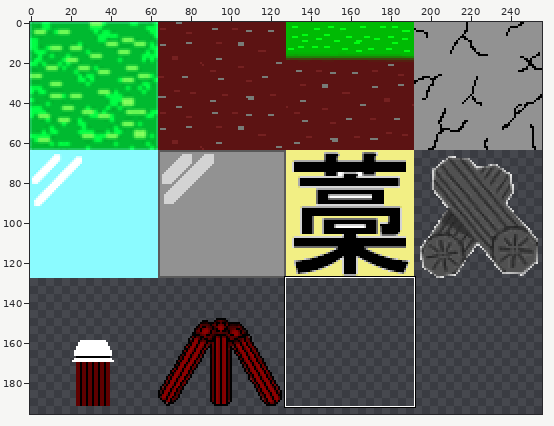
One commit to this sprite sheet: TeamWorkGame/TeamWorkGame/TeamWorkGameContent/TileMapSource.png. The picture above shows the old version from afar; the outline marks the close-up.
Close-up. Earlier state:
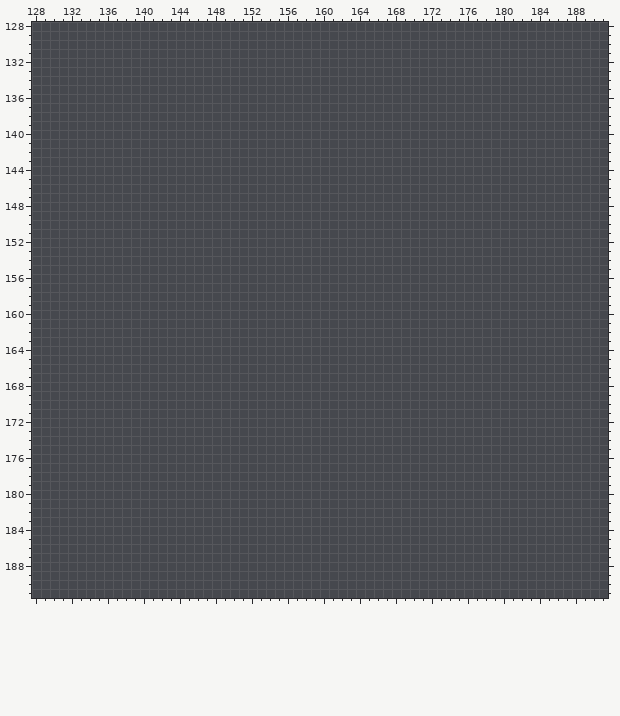
The file is 256x256 pixels. Colours within 5 levels of each other are drawn and written as one. Shown: x 128..191, y 128..191. The wide view leaves out empty margins.
After the commit:
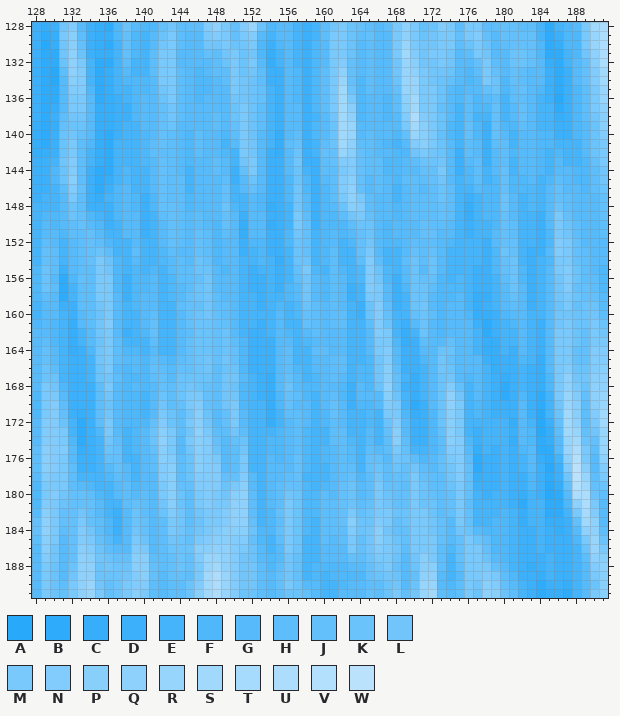
Palette (. is transparent): A #28a9fa  B #2eabfa  C #36aefa  D #3cb0fa  E #45b4fb  F #4fb8fb  G #57bbfb  H #5ebefb  J #64c0fb  K #6bc3fb  L #71c5fb  M #7ac9fc  N #81ccfc  P #88cffc  Q #8ed1fc  R #97d5fc  S #a1d9fc  T #a7dbfd  U #adddfd  V #b3e0fd  W #bae2fd
The edit:
@@ x 128..191 @@
-128 ................................................................
-129 ................................................................
-130 ................................................................
-131 ................................................................
-132 ................................................................
-133 ................................................................
-134 ................................................................
-135 ................................................................
-136 ................................................................
-137 ................................................................
-138 ................................................................
-139 ................................................................
-140 ................................................................
-141 ................................................................
-142 ................................................................
-143 ................................................................
-144 ................................................................
-145 ................................................................
-146 ................................................................
-147 ................................................................
-148 ................................................................
-149 ................................................................
-150 ................................................................
-151 ................................................................
-152 ................................................................
-153 ................................................................
-154 ................................................................
-155 ................................................................
-156 ................................................................
-157 ................................................................
-158 ................................................................
-159 ................................................................
-160 ................................................................
-161 ................................................................
-162 ................................................................
-163 ................................................................
-164 ................................................................
-165 ................................................................
-166 ................................................................
-167 ................................................................
-168 ................................................................
-169 ................................................................
-170 ................................................................
-171 ................................................................
-172 ................................................................
-173 ................................................................
-174 ................................................................
-175 ................................................................
-176 ................................................................
-177 ................................................................
-178 ................................................................
-179 ................................................................
-180 ................................................................
-181 ................................................................
-182 ................................................................
-183 ................................................................
-184 ................................................................
-185 ................................................................
-186 ................................................................
-187 ................................................................
-188 ................................................................
-189 ................................................................
-190 ................................................................
-191 ................................................................
+128 DCDLNGDCBFKGFFJLHHHNQMJNRKFGGEDEHLMKJHGHMQMJKNMHMMHHJJHHEBEFGMSU
+129 DBCMPHDCCFJFEGKMHGGMNMJMNGEGGEDEHMMKHJGGMQMKLMMJMNJGJJJJEBDFFMRU
+130 DACLPJDCBEJFEGLMHGGLLMKLMFDFGEDFGMMKGHGGMRMLLMMHKMKGHJJJFBCFFMRU
+131 DBBLQKDCCEJFEHMMGGGJHLMKLFCEGEDFGMMKGHGGMSNLMMLGHMLGGKKJFBBEFLQU
+132 DBBKQMEBBEHEEHMMGGGGHKMKMGCEGEDFGMNJGHGGLRPLLMLGGJMHGKKJGCBEGJPU
+133 DBAHQNEBCEGEEHMMHGFGHHMKLHDDGFDFHMQJGHGGLRQMLLKGFHMJGJHGGDBDGJNS
+134 DBAGPNEBCEFFFGMMHGFFGHMLKHDDGFDFHMRJFHGGKRRMLKJGFGMKFJHGGDBDGJNS
+135 DBBGNNFBCEEFFGLMHGFFGGMLKJEDGFDFHMSKFHGGJRRMMKGFGGJKFHJGFDBDFHMR
+136 DBBGMMGBCDEFGGKMHGFGGGLLKJEDGFDFHMSMFGGFHQSMMKGFHFGHEHHGEDADFHMR
+137 DBCGMMGCCDDFGGJLHGGGGGKMKHEDGGDFHMSPFGGFHPSMMJGEHFFJEGJGEEBDFHMQ
+138 DBDHLLGCCDDFGGJLHGGGHGKMKHEDGGDEGLSQFGGFGNUNMKGEHEEJEGJGEECDFHLP
+139 CBCJKKGCCDEEGGJKGGGGHGJMKHEDGGDFGKSRGGGGGMSPMKFEJFDJFFHGEEDDFGKP
+140 CBDKLJGCBDEEFGJHGFHGGFHMKGECGHDFGKSRGHGGFJRPMJFEJFDJGEGGFFDDFGKN
+141 CBDKMHFCBEEEFHJHGFHGGEGMLGECHJDEHKSQHHGFEGNPMKGEHGDHHEGGFFEEEGKM
+142 CCDKMHECBEEEFHHHGFHGGFEMLGDCGKDEJJRPJHGGFFLMLKGDHGDGHFGGFEFEEGKM
+143 DDELNHECBEEEFGJHGFGGHGELMGDDGLDDHJNNJHHFFGHKKLGDGHDGHEGGFEGEEFJM
+144 DDFKNHDBBEFEEGJHGEGGHGDJMGDDGKEDHHMNJHHFFGGJJMGDFHEGJEGGFEGGFFHL
+145 DDFKPHDBCEFEEGJHHEGGGHDGKGDDFKFDGHNPJGHGFHHHJLGEFHEFJFFGEFHGFFHL
+146 DDEHNJDBDFGEEGJHHEGGGJEGJGDDFLFDFHNQJGHGEGHGHKHEEGFFJFFFEGJGGFHK
+147 DEEGMHDCEFGFDFJHHFGGGJEEGFDDFLGDFHMQMHGGEGHHHKHEDEFFKGEFEGJHGGGJ
+148 EEEGKHDDDFGFDFJJHFGGGKFEGFCDELGDFGKPNHGGFGHHHJHECEFFKGEFEGKHGGGJ
+149 EFFGKJFEDFGGDEHJHGHGGJGDGGDDEMHDFFHLMJGGFGHHHJHECEFFJGEEDGMJGGGJ
+150 EGFGHJGFDEGGDEGJHGHGFJGCGGCDEMJDFFFHKKGFGGGJHHGEDEEFJHEEDGMKHGGH
+151 EGGFHHJGEEGGDEGJHGJHFHGCGGDDFLJEFGFGJKGFGGGJJGGEDEEGJHEEDFMLHGGH
+152 EHGEGHJHFEEGEEGJHGJHFGGDFFDDFKJEFGEFJLGFFGHHHGFEEEDGJJEEDFNMJGGG
+153 EJHEGHJKHEEHEEFHGGJHFGGDEFDDEKJEFHEEJMGEEGJHJGEEEEDFKJEDDGNMJHGG
+154 EJHEGHJMKFEGEEFGHGKJFGGEEFECEKKEFHEEHNHEEHKHKGEEEEDFJKEDEFMMJHGG
+155 FKHDGHHMLFEFEFEGHHKKGFGEDEEDEJMFEHFEFNKFEGKGKGEEEDDFJKFDEGMNKHGF
+156 FKGBFJHMMFDFFGEFHHJLGGGEDDEDEHLGFHGEFNLFDGKJJFEFEDDEHKFDEGLNKHHF
+157 FKHBEHHMMFDFFGEFGHKLGGGEDDEDFGLGFHGDENMGDFKKHFFFEDDEGKGDEGLNJJHF
+158 FHGBEHHMMGDFGGEFGJKLHGGEEDEEFGLGFHGDEMMGDEKKGFFGECCEGJGDEGLMKJJG
+159 EGGDDHHLMGEFGGEEHJJLHHGEEDEFEFKHGHGEDKNHDEKLGFGGECDEGHGDEGKMJKKG
+160 EGGEDGHKMGEEGHEEGJKLJHGEEEEGEFJHGHHEDKNJEEJKHFGGFCCDFGGEEGLLKKLH
+161 FGFECGHLNGEEGJEEGJKKJJGEEDEGEEJHGHHEEHNKEDGKGFGGGDBDEFGEDGLMKKMK
+162 GGFECEGLMGDEFJEEGHKKJKGEDDEGFEGHGGGEEGNMECEKGFGGGEBDEEGEDGMMKJML
+163 GHFECEGKMHEEEHEEGJKKJKHFDDDGGEFGGGGEEGMMFCDHGGJGGECCEEGEDGMMKJMM
+164 GJGECDFLMHFFEGEEGJKKJKJFDDDGHEEHHGGEEGMNGDDGGKKGGECCEDGEDGMMJJNN
+165 GJGEDDELMHGGFHGFHJKLJLJFDDDGHEEGGHHEEFLNGDDFGLJGGGDCDDFECGMMJJNN
+166 GKHEDDEKMGFGFJHGJJKLHKKFDDDGHFEGGHHEFFLPHDDEGLKGGGECDDEDCGMNKKNP
+167 GKKEDDEKLHFFFHJGKKKKHLLGEDCGJGEFGHGEFFLPJECEGKLGFGEDCDEDCFMQLLPQ
+168 GMLFDDDHMGFGFGJHKLKJHLKFEDCGKGFFGGFDGFKQJDCEGKNJEGEDBDEDCFMQMKQQ
+169 FMMGDDDHLGFFEGKHKMMJHLLFEDCFJHFEGHFDGGGPKECEGKQLEGEDBDFDBEMRNJQR
+170 FMNHDDDHKGFFEGLHJMNJHLMFEECFJGGEGJGDFFGNMEBDGKQMEFEDDDGDBELRPHPR
+171 FMNJDCDHLGFFEGMKHLPKGJMGEECEHHGEFJGEEFEMMFCDFKPMEFEDDDGDAEKSPHNS
+172 GNNKEBDHMGFFFJNKHMPLGJMGEECEGHGEFHGEEFEKNGDDFKPMEEEEECGEADJSQHMS
+173 GNNMEBDFMGEFGKPMHLQMHHLHEEEFGHFEEHHEEGEJPGDDFJPMEDEEEDGFACHSRJLR
+174 GNNMFBDELHEFGKQMGMPNJGJKEEFFGHFEEHHFEGEHPHDDFHPNFDEEECGFBCGRSKJR
+175 HPNNGCDEKJEFGJPMGLPNKGHLEEFFGHFEFGHGEHGHMJEEFHNNGCEDEDFGBBGRUMHR
+176 HPNMGDDEJJEEGHPNHKPNMGHMEEGFGJFEFGHGEJJGLKHFGJMNHBDDEDEGCBEQVMGQ
+177 HPNMHDDEGJGEGHNPHKPNNGHMEEGGGJFEEGHHEJKHKJLHGJLNJBDDEDEGDADNWPGN
+178 GNMMHEEEFHGEGGNPHKNNNJJNGEGGHJEEEGHJFHLHJJMJHHLNJCDDEDDFDBDLWRHM
+179 FMMMHGFEEGHFGGMPJJNNNKMPGEGHJJFEFGJKGHMJJHMKHHKMJDDDEDDFDACJVSJK
+180 FMNLJJHFEGHGHGMPKHMNMLPQHEGHLKFFHGJKGHMKJJMKJHJMJEDEEDCEDABGUUKH
+181 FNMKJJJGEEHJHGLPKHMNMMQQHEGHMKFFHHJKHJMLJJMKKHJMHEEEEDBEEBBFQUMG
+182 GPMJJLJGEDGKHGKNLHLMMNQQHEFJMKFFHHJMJKMMKKMMKHJMJEEEFECEEBBEMTNG
+183 JQMJJMJHFDGKJGHMLHKMMNQQJEFHMKFEHHJPKKNMJKMMLJGMJEEFFECEECCDJSQG
+184 JQMHJNLHFDGLJGHMLJLMNPPPKFFJMKFEHHHNKLPLJJMMLJGLKGFFFEDDEDCDGQQH
+185 HPMGJNMJGEGMKGHLKJMNPPNNJFEHMKEEHGHMJLPMKJMMMJGJMKHFFEDDEDDDFMRK
+186 GPLGJPNKHGGNMGHKKKPPQQNMKGEGMKEEGGGMJLNMLHMMMHFJMMJFFEDDEDDDEKRM
+187 GNLGJQPLKJJPPHHJKJNRRQNLKGFGLJEEGGGJHKMMKGLPMHEJMMKGFEDDDEDDEHQP
+188 GMKGKQQKLKKPPJHJKJMRSQNLLHFHLJEFFFFGGJLMJGKPPHEHMMMJGEDCDEDDEGNQ
+189 GMKGLQQKKKLNPJGJJHMSURNLLHGJLJEFEFFFFJKLKGJQQGEGMMNMHFDDCEDDEGMP
+190 GMKHMQRLJKMNNHGHHKNSURNLLHGJMKGGEEFGGHHKLGKRRGFHMLPNJGEDBDDCEGKP
+191 GMKJMQRMJKMPMHGHHKPSURNKKHGHKKJGEEGGGJHKMJLRSHGHMKQPKHEDBCCBEGMP
Changed places in both close-ups, as pixel boxes (x1, y1, x2, y2):
added: (32, 22, 608, 598)
